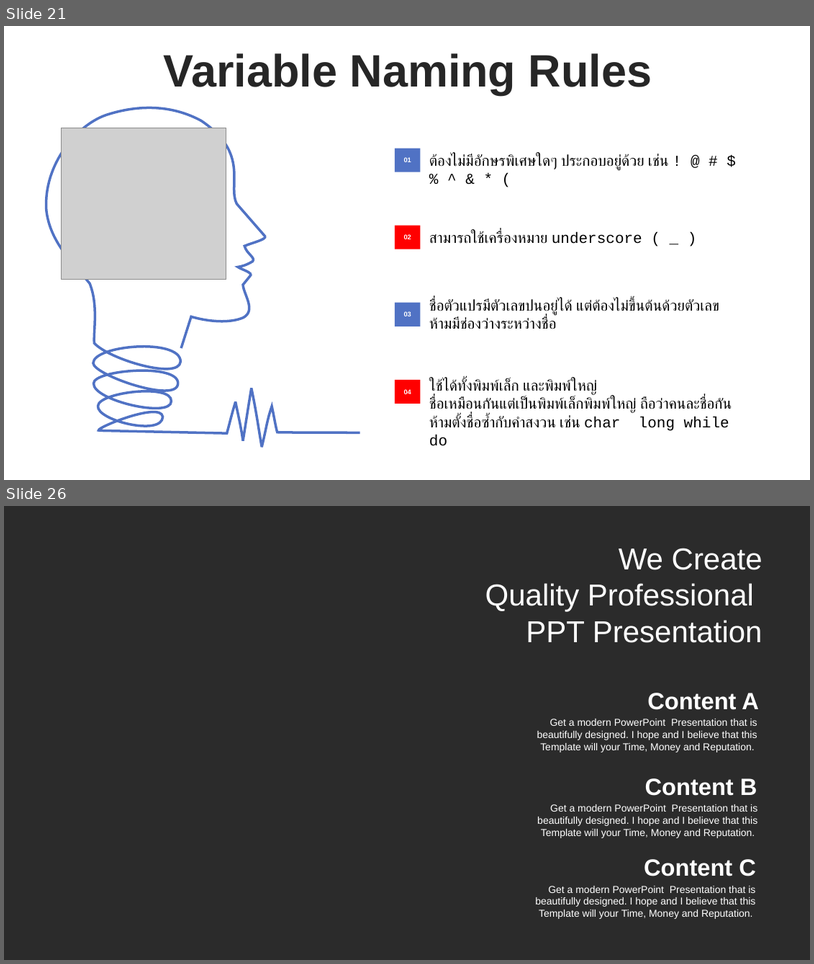
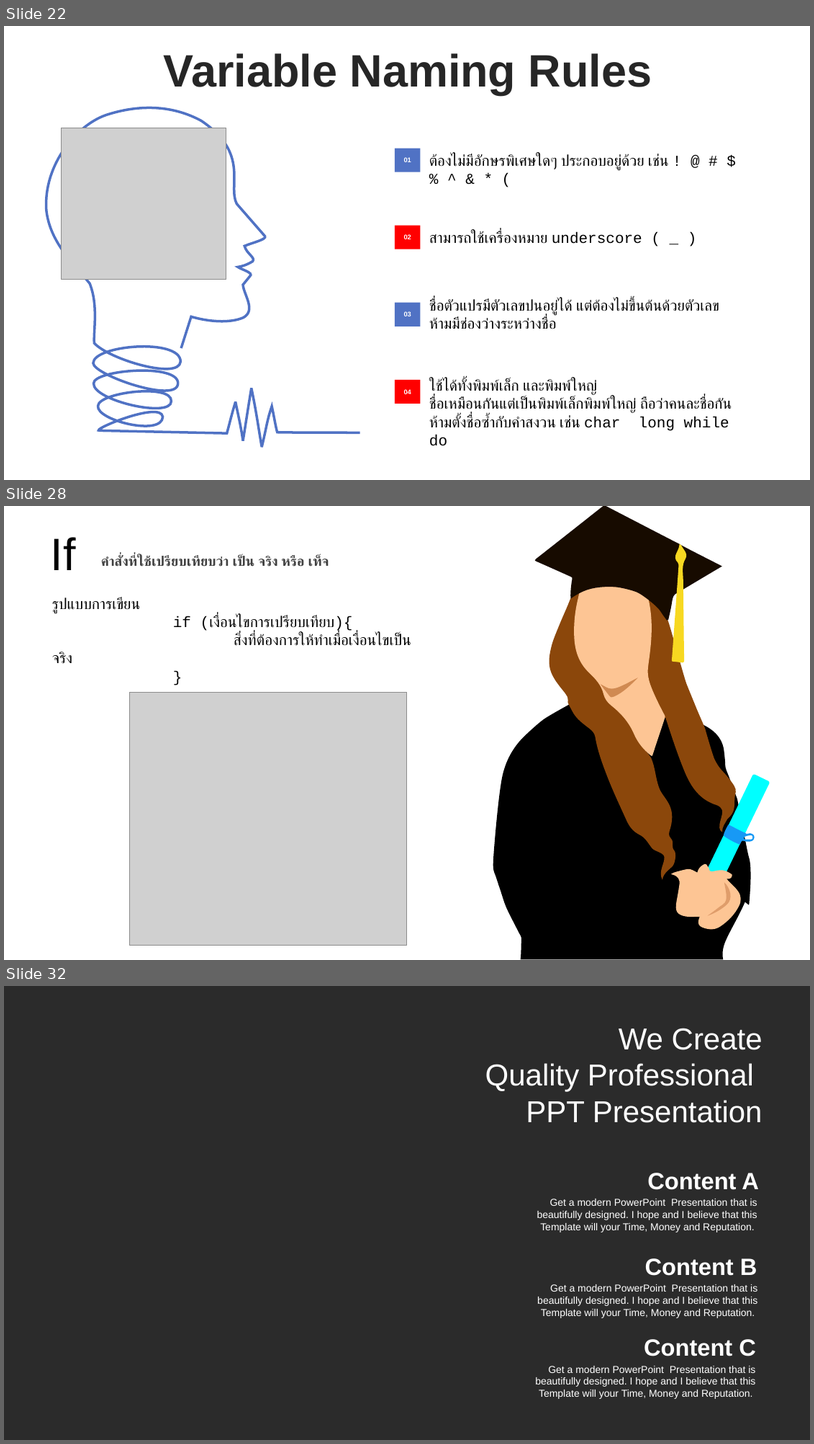
Before and after one commit to WatcharapolxFa/SolveProblemsIn-C-Language, a slide deck: LearnC/C.pptx. Shown one above the other, each under a label of ours: slides 21 and 26 before the commit, slides 22, 28 and 32 after it; the slides between them are not shown. The pictures are 814x964 and 814x1444 pixels, drawn with LibreOffice and Linux fonts; fonts in the diff are those of the drawing; grey boxes stand for pictures; background and template pictures are left out; a plain dark background stands for a picture behind light text. Boxes give left, top, right and bottom in pixels: in the first picture for what was removed or moved away, otherwise in the second. Text is boxed around its words. In the diff, an @@ line names an element or a change of style, - is before the commit and + after.

```diff
--- a/LearnC/C.pptx
+++ b/LearnC/C.pptx
@@ slide 28 added at [4, 506, 810, 960], background #FFFFFF @@
@@ text added at [51, 537, 76, 570], 54 pt, text #000000 @@
+If
@@ text added at [101, 556, 329, 566], 16 pt, text #404040, bold @@
+คำสั่งที่ใช้เปรียบเทียบว่า เป็น จริง หรือ เท็จ
@@ text added at [52, 597, 412, 646], 18 pt, text #000000 @@
+รูปแบบการเขียน
+if (เงื่อนไขการเปรียบเทียบ){
+สิ่งที่ต้องการให้ทำเมื่อเงื่อนไขเป็นจริง
+}
@@ picture added at [129, 692, 407, 945] @@
@@ group added at [494, 506, 770, 959]: 11 freeform shapes @@
@@ what was slide 21 is now slide 22 @@
@@ what was slide 26 is now slide 32 @@
```
Also in this commit, not shown: 1 slide changed, 9 other slides added, 3 slides removed, 2 other files.
